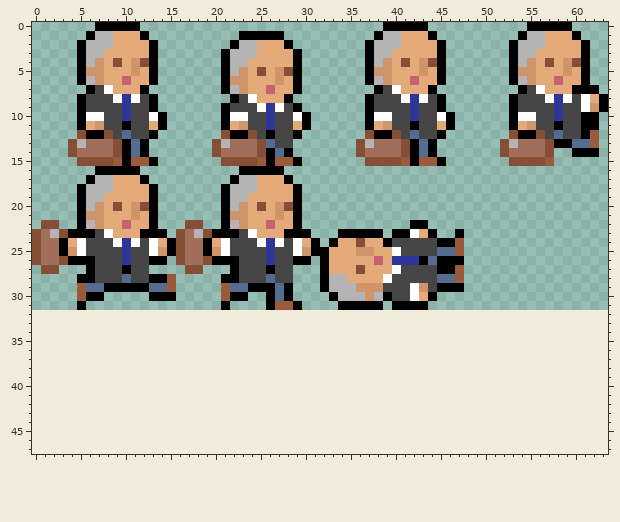
Pixel-art sprite -- PixelArt/amancioAnimaciones.png. That is the earlier state.
The file is 192x96 pixels, drawn in blocks of 3x3; one block is one cell here. The old version is drawn lined up with the new one, on the new canvas.
The result:
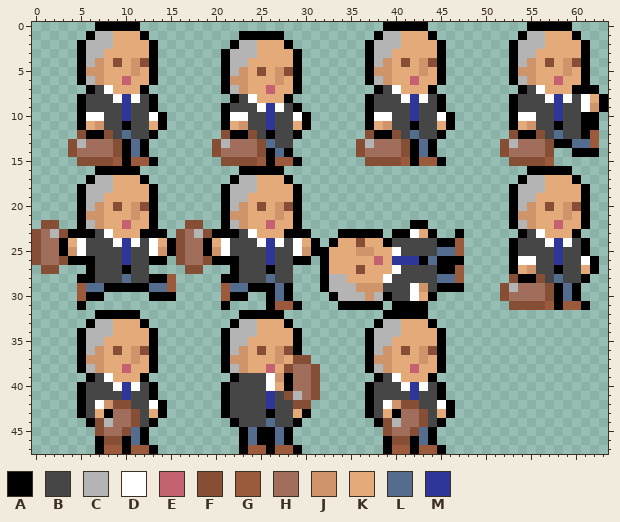
Palette (. is transparent): A #000000  B #464646  C #b4b4b4  D #ffffff  E #c46272  F #874e36  G #9c5a3c  H #a16e5c  J #cf946a  K #e5aa7a  L #546d8e  M #2f3699
The edit:
{"change": "canvas 64x32 -> 64x48"}
{"y":16,"x":55,"old":".....","new":"AAAAA"}
{"y":17,"x":54,"old":".......","new":"ACCKKKA"}
{"y":18,"x":53,"old":".........","new":"ACCCKKKKA"}
{"y":19,"x":53,"old":".........","new":"ACCKKKKKA"}
{"y":20,"x":53,"old":".........","new":"ACJKFKJFA"}
{"y":21,"x":53,"old":".........","new":"AJJKKKJKA"}
{"y":22,"x":53,"old":".........","new":"ACJKKEKKA"}
{"y":23,"x":54,"old":".......","new":"ABDKKKA"}
{"y":24,"x":53,"old":".........","new":"ABBBDMDBA"}
{"y":25,"x":53,"old":".........","new":"ABBBBMBBA"}
{"y":26,"x":53,"old":"..........","new":"ADDBBMBBDA"}
{"y":27,"x":53,"old":"..........","new":"AKJBBABBKA"}
{"y":28,"x":53,"old":".........","new":"FAAFBLBBA"}
{"y":29,"x":52,"old":".........","new":"FCHHHFALA"}
{"y":30,"x":52,"old":".........","new":"FHHHHFALA"}
{"y":31,"x":53,"old":".........","new":"FFFFGAGGA"}
{"y":32,"x":7,"old":".....","new":"AAAAA"}
{"y":32,"x":23,"old":".....","new":"AAAAA"}
{"y":32,"x":39,"old":".....","new":"AAAAA"}
{"y":33,"x":6,"old":".......","new":"ACCKKKA"}
{"y":33,"x":22,"old":".......","new":"ACCKKKA"}
{"y":33,"x":38,"old":".......","new":"ACCKKKA"}
{"y":34,"x":5,"old":".........","new":"ACCCKKKKA"}
{"y":34,"x":21,"old":".........","new":"ACCCKKKKA"}
{"y":34,"x":37,"old":".........","new":"ACCCKKKKA"}
{"y":35,"x":5,"old":".........","new":"ACCKKKKKA"}
{"y":35,"x":21,"old":".........","new":"ACCKKKKKA"}
{"y":35,"x":37,"old":".........","new":"ACCKKKKKA"}
{"y":36,"x":5,"old":".........","new":"ACJKFKJFA"}
{"y":36,"x":21,"old":".........","new":"ACJKFKJFA"}
{"y":36,"x":37,"old":".........","new":"ACJKFKJFA"}
{"y":37,"x":5,"old":".........","new":"AJJKKKJKA"}
{"y":37,"x":21,"old":"..........","new":"AJJKKKJKFF"}
{"y":37,"x":37,"old":".........","new":"AJJKKKJKA"}
{"y":38,"x":5,"old":".........","new":"ACJKKEKKA"}
{"y":38,"x":21,"old":"...........","new":"ACJKKEKFHHF"}
{"y":38,"x":37,"old":".........","new":"ACJKKEKKA"}
{"y":39,"x":6,"old":".......","new":"ABDKKKA"}
{"y":39,"x":22,"old":"..........","new":"ABBBDJAHHF"}
{"y":39,"x":38,"old":".......","new":"ABDKKKA"}
{"y":40,"x":5,"old":".........","new":"ABBBDMDBA"}
{"y":40,"x":21,"old":"...........","new":"ABBBBDKAHHF"}
{"y":40,"x":37,"old":".........","new":"ABBBDMDBA"}
{"y":41,"x":5,"old":".........","new":"ABBBBMBBA"}
{"y":41,"x":21,"old":"...........","new":"ABBBBMBFCHF"}
{"y":41,"x":37,"old":".........","new":"ABBBBMBBA"}
{"y":42,"x":5,"old":"..........","new":"ABDJFFBBDA"}
{"y":42,"x":21,"old":"..........","new":"ABBBBMBBFF"}
{"y":42,"x":37,"old":"..........","new":"ABDJFFBBDA"}
{"y":43,"x":5,"old":"..........","new":"ABKAHHFBKA"}
{"y":43,"x":21,"old":"..........","new":"ABBBBABBKA"}
{"y":43,"x":37,"old":"..........","new":"ABKAHHFBKA"}
{"y":44,"x":6,"old":"........","new":"AFCHHFBA"}
{"y":44,"x":22,"old":"........","new":"ABBBLBBA"}
{"y":44,"x":38,"old":"........","new":"AFCHHFBA"}
{"y":45,"x":7,"old":"......","new":"FHHFLA"}
{"y":45,"x":23,"old":"......","new":"ALAALA"}
{"y":45,"x":39,"old":"......","new":"FHHFLA"}
{"y":46,"x":7,"old":"......","new":"AFFALA"}
{"y":46,"x":23,"old":"......","new":"ALAALA"}
{"y":46,"x":39,"old":"......","new":"AFFALA"}
{"y":47,"x":7,"old":".......","new":"AGGAGGA"}
{"y":47,"x":23,"old":".......","new":"AGGAGGA"}
{"y":47,"x":39,"old":".......","new":"AGGAGGA"}
{"label":"added","picture_box":[500,166,599,310]}
{"label":"added","picture_box":[77,310,167,454]}
{"label":"added","picture_box":[221,310,320,454]}
{"label":"added","picture_box":[365,310,455,454]}
